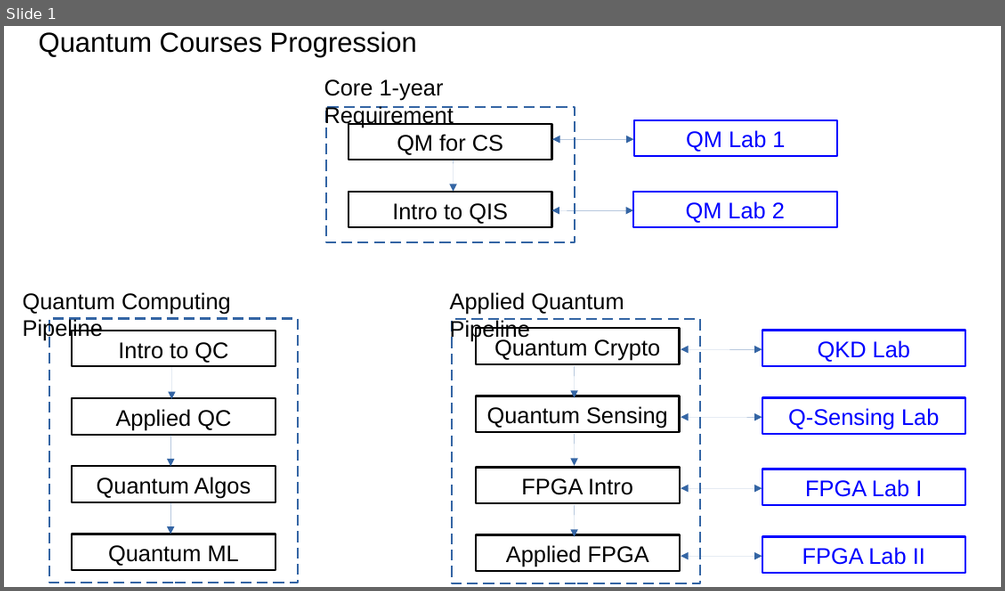
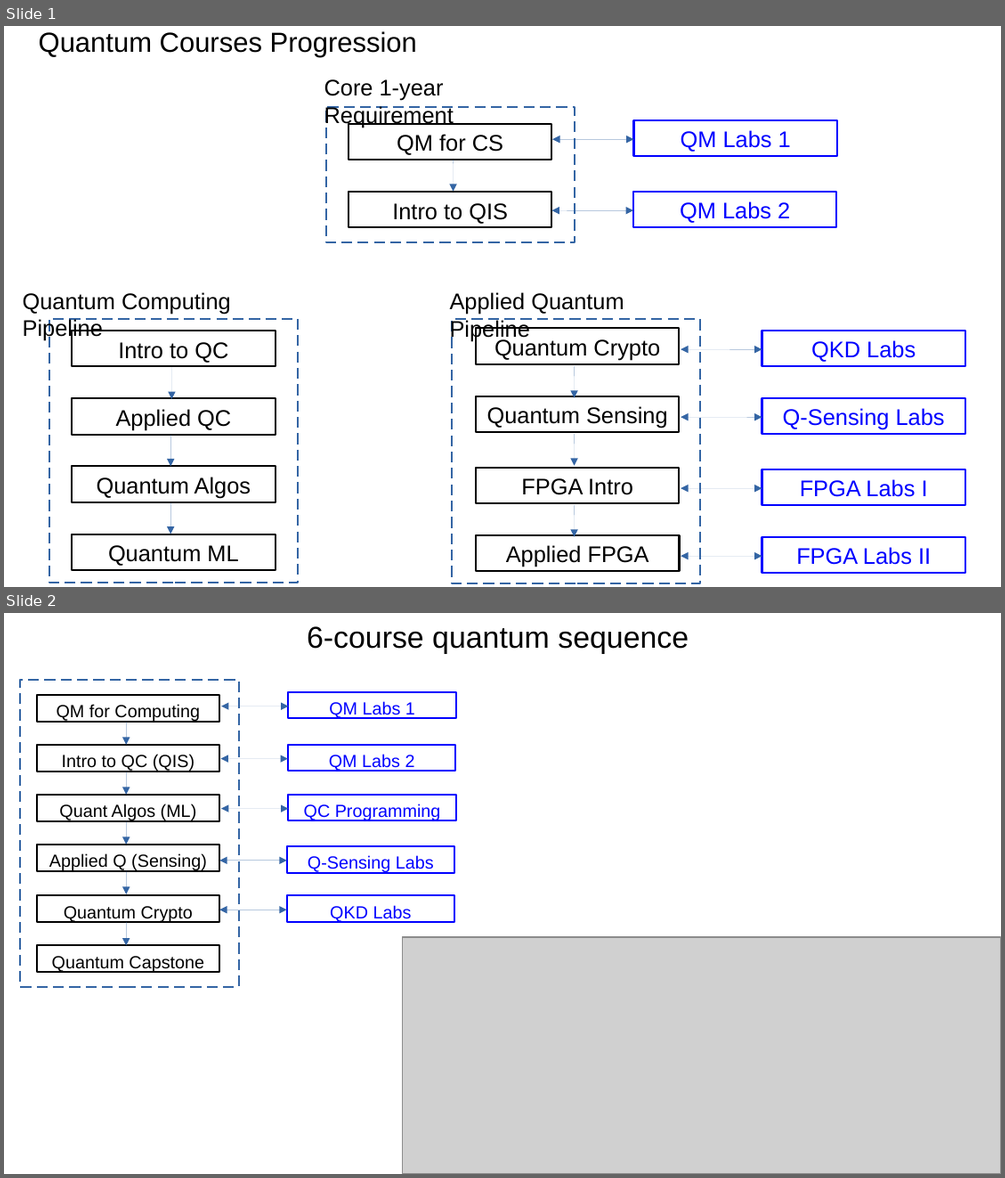
Before and after one commit to qise2023/main, a slide deck: quantum-courses/quantum-course-blocks.pptx. Shown one above the other, each under a label of ours: slide 1 before the commit, slides 1 and 2 after it. The pictures are 1005x591 and 1005x1178 pixels, drawn with LibreOffice and Linux fonts; fonts in the diff are those of the drawing; grey boxes stand for pictures. Boxes give left, top, right and bottom in pixels: in the first picture for what was removed or moved away, otherwise in the second. Text is boxed around its words. In the diff, an @@ line names an element or a change of style, - is before the commit and + after.

Commit message:
updates to labs

```diff
--- a/quantum-courses/quantum-course-blocks.pptx
+++ b/quantum-courses/quantum-course-blocks.pptx
@@ slide 2 added at <box>4,613,1001,1174</box>, background #FFFFFF @@
@@ text added at <box>307,626,688,653</box>, 24 pt, text #000000 @@
+6-course quantum sequence
@@ group added at <box>19,680,456,987</box>: 12 rectangles, 5 arrows, 5 double arrows @@
+QM for Computing
+Intro to QC (QIS)
+QM Labs 2
+QM Labs 1
+Quant Algos (ML)
+Applied Q (Sensing)
+Quantum Crypto
+Quantum Capstone
+QKD Labs
+Q-Sensing Labs
+QC Programming
@@ picture added at <box>403,937,1001,1174</box> @@
@@ slide 1 changed as well @@
@@ text in rectangle at <box>680,130,791,151</box>: text changed @@
-QM Lab 1
+QM Labs 1
@@ text in rectangle at <box>680,201,790,223</box>: text changed @@
-QM Lab 2
+QM Labs 2
@@ text in rectangle at <box>811,340,915,362</box>: text changed @@
-QKD Lab
+QKD Labs
@@ text in rectangle at <box>783,408,945,430</box>: text changed @@
-Q-Sensing Lab
+Q-Sensing Labs
@@ text in rectangle at <box>800,479,928,497</box>: text changed @@
-FPGA Lab I
+FPGA Labs I
@@ text in rectangle at <box>796,547,930,564</box>: text changed @@
-FPGA Lab II
+FPGA Labs II
```
Also in this commit, not shown: 1 other file.
